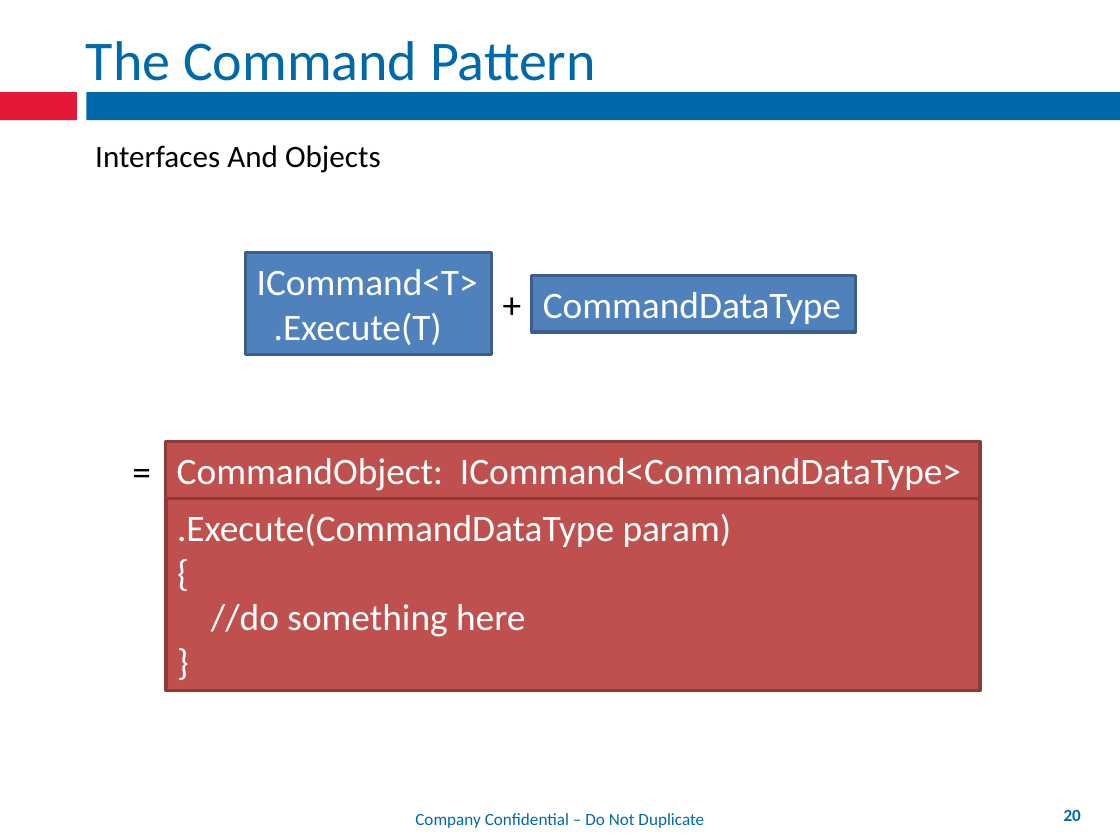
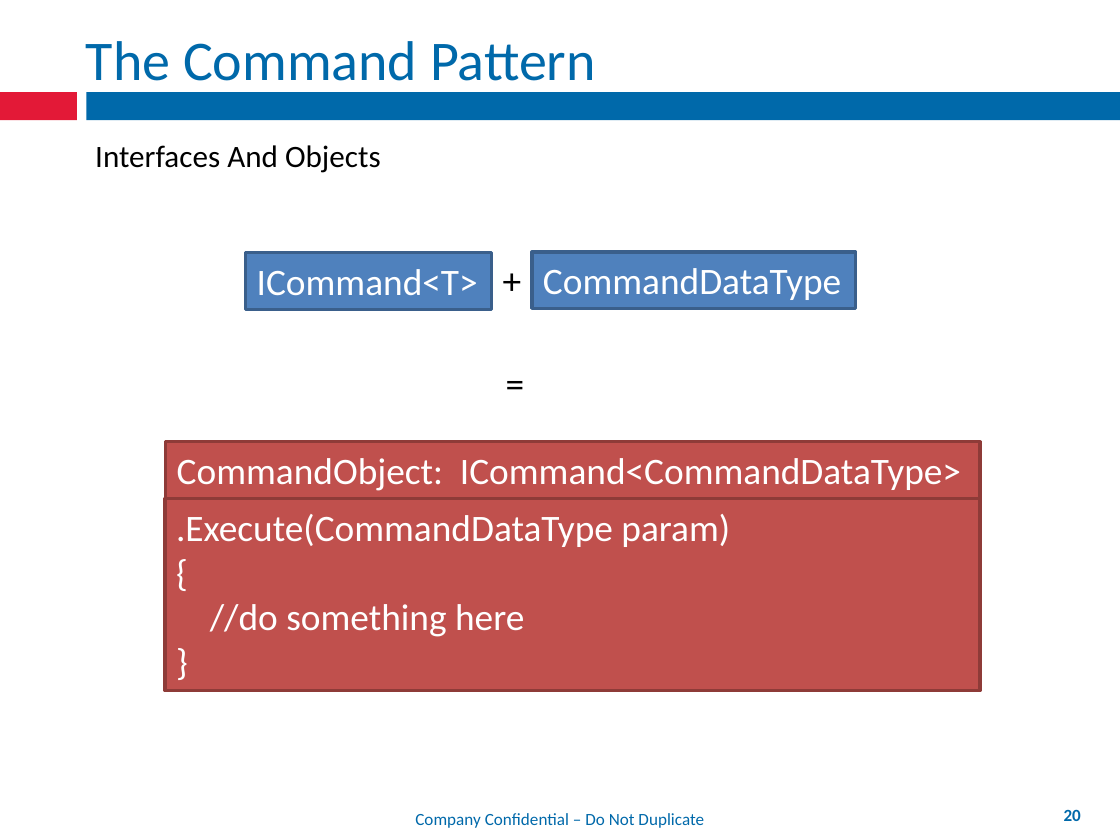
Before and after one commit to mxriverlynn/presentations-and-training, a slide deck: slide 20 of Decoupling Workflow With App Controler/Decoupling Workflow From Forms.pptx. Drawn at 1120x840 pixels with LibreOffice and Linux fonts; fonts in the diff are those of the drawing; background and template pictures are left out. Boxes give left, top, right and bottom in pixels: in the first picture for what was removed or moved away, otherwise in the second. Text is boxed around its words. In the diff, an @@ line names an element or a change of style, - is before the commit and + after.

```diff
--- a/Decoupling Workflow With App Controler/Decoupling Workflow From Forms.pptx
+++ b/Decoupling Workflow With App Controler/Decoupling Workflow From Forms.pptx
@@ rectangle "ICommand<T>": place and size @@
-rectangle "ICommand<T>" at (245,253,492,355)
+rectangle "ICommand<T>" at (245,253,492,309)
@@ text "+": place and size @@
-text "+" at (492,276,533,332)
+text "+" at (492,252,533,308)
@@ rectangle "CommandDataType": place and size @@
-rectangle "CommandDataType" at (532,276,856,332)
+rectangle "CommandDataType" at (532,252,856,308)
@@ text in rectangle at (274,313,442,345): paragraph removed @@
-.Execute(T)
@@ text "=": place and size @@
-text "=" at (121,442,162,498)
+text "=" at (495,355,536,411)
```
Also in this commit, not shown: 2 other slides changed.
